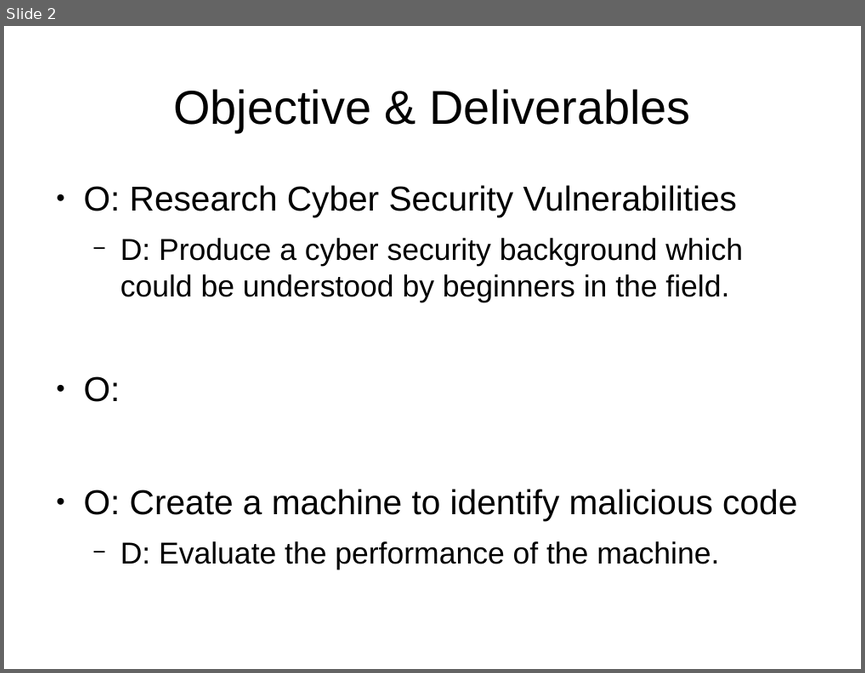
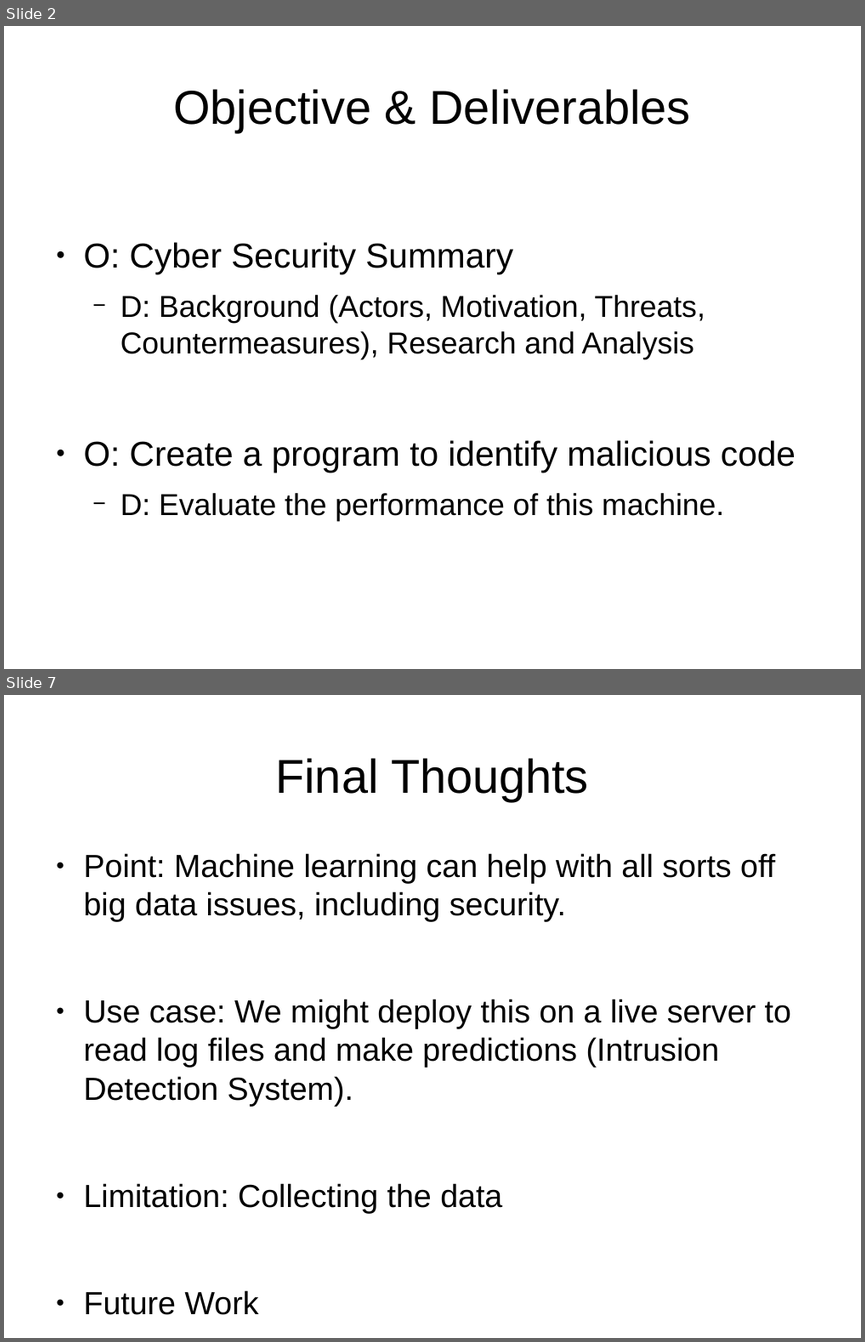
Before and after one commit to KayUOM/Project, a slide deck: presentation.odp. Shown one above the other, each under a label of ours: slide 2 before the commit, slides 2 and 7 after it; the slides between them are not shown. The pictures are 865x673 and 865x1342 pixels, drawn with LibreOffice and Linux fonts; fonts in the diff are those of the drawing. Boxes give left, top, right and bottom in pixels: in the first picture for what was removed or moved away, otherwise in the second. Text is boxed around its words. In the diff, an @@ line names an element or a change of style, - is before the commit and + after.

```diff
--- a/presentation.odp
+++ b/presentation.odp
@@ slide 7 added at [4, 695, 861, 1338], background #FFFFFF @@
@@ title added at [275, 758, 589, 801], 44 pt, text #000000 @@
+Final Thoughts
@@ text added at [84, 853, 791, 1213], 29.6 pt, text #000000 @@
+● Point: Machine learning can help with all sorts off big data issues, including security.
+● Use case: We might deploy this on a live server to read log files and make predictions (Intrusion Detection System).
+● Limitation: Collecting the data
+● Future Work
@@ slide 2 changed as well @@
@@ text at [84, 242, 795, 522]: text changed @@
-● O: Research Cyber Security Vulnerabilities
-  − D: Produce a cyber security background which could be understood by beginners in the field.
-● O:
-● O: Create a machine to identify malicious code
-  − D: Evaluate the performance of the machine.
+● O: Cyber Security Summary
+  − D: Background (Actors, Motivation, Threats, Countermeasures), Research and Analysis
+● O: Create a program to identify malicious code
+  − D: Evaluate the performance of this machine.
```
Also in this commit, not shown: 2 other slides changed, 3 other slides added, 1 slide removed, 7 other files.
